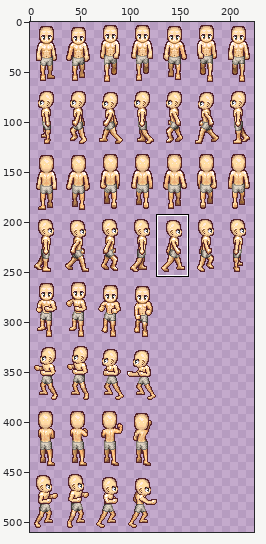
Sprite sheet: resources/graphics/demoCharTest.png. Above: a wide view before the commit, with the close-up outlined.
Close-up. Before:
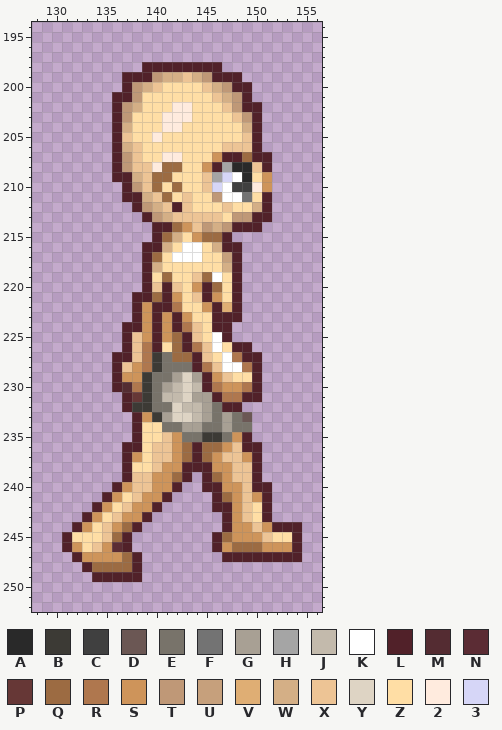
The file is 224x512 pixels. Colours within 5 levels of each other are drawn and written as one. Shown: x 128..156, y 194..252. The wide view leaves out empty margins. The commit also changed other parts of the picture, which this record leaves out.
Palette (. is transparent): A #292929  B #3c3a35  C #404040  D #6b5754  E #78736a  F #737373  G #a8a094  H #a5a5a5  J #c3baac  K #ffffff  L #512129  M #542c32  N #5b2c34  P #663736  Q #9c6b42  R #af774e  S #ce945a  T #bf9877  U #c6a07c  V #dfae74  W #d4af86  X #edc495  Y #ded4c4  Z #ffdea5  2 #ffebde  3 #d6d6f7
Pixels before, first column x 131:
198 ........LLLLLLLL........
199 ......LLLTWWXWTLLL......
200 ......LTWXZZZZXWTLL.....
201 .....LLTZZZZZZZXWTL.....
202 .....LTWZZZ22ZZZXTLL....
203 .....LTZZZ222ZZZZXTL....
204 .....LWZZZ22ZZZZZZWL....
205 .....LXZZ2ZZZZZZZZXL....
206 .....LWXZZZZZZZZXXXL....
207 .....LTXZZ22ZZZSLLQLL...
208 .....LTXX2QQZZSLHAAXL...
209 .....LLWXQQZZZXH3KAZS...
210 ......LTXQZQZZX3KCC2S...
211 ......LLWXQZXZZTKKFZL...
212 .......LTWXLXZZZXZZWL...
213 ........LTWXXXXXZTTLL...
214 .........LLQSXTWTLLL....
215 .........LQWZSQQL.......
216 ........LLWZKKZWLL......
217 ........LQZKKKZZUL......
218 ........LWZZZZZZWL......
219 ........LZQZZXQKZL......
220 ........LXLXZSLQZL......
221 .......LLQLSZXLSZL......
222 .......LSLLRZZSLVL......
223 .......LSLSLSZZLLL......
224 ......LLSLSLRXZLL.......
225 ......LXSLSQLXZKL.......
226 ......LXRLZQLRXKZLL.....
227 .....LLXRBEQQLXZKRLL....
228 .....LXSRBEEELRXKKRL....
229 .....LSSBEEGYGLSXZZL....
230 .....LMRBEGJYJLRSSRL....
231 ......LPBEJJYGGLRRLL....
232 ......LBBEEYJJGELL......
233 .......LSBGYYJGEGED.....
234 .......LZZEEGGEEGEE.....
235 .......LZZXSEEBBESL.....
236 ......LLZXXSQLQQSXLL....
237 ......LSZXXSQLQSXXSL....
238 ......LZZXSSLLLSSXXL....
239 ......LXXSSQL.LQSXXL....
240 .....LSXXSSL..LLSSXLL...
241 ....LSZXSSL....LQSXSL...
242 ...LSZXSSL.....LLSXZL...
243 ..LSZXSSL.......LSXZL...
244 .LSZXSQL........LSSXSLLL
245 LZZZXQL........LQSSSXZZL
246 LSZXSNL........LSQQQSSSL
247 .LSSSSQL........LLLLLLLL
248 ..LQQQQL................
249 ...LLLLL................
After the commit:
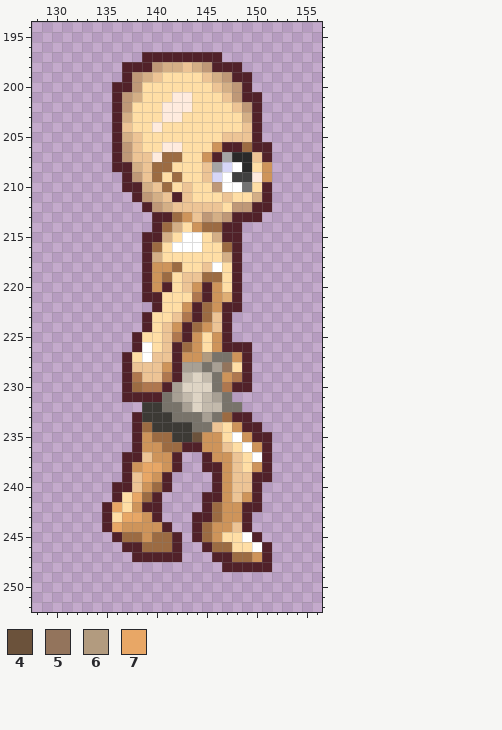
Colours new in this view: 4 #6b523b  5 #93745c  6 #b29b7f  7 #e8a766
Change:
Changed rows in their new state; - is an unchanged pixel.
first column x 131:
197 --------LLLLLLLL--------
198 ------LL-TWWXWT-LL------
199 -------TWXZZZZXWT-L-----
200 -----L--ZZ----ZXWT------
201 ------TW---22--ZX--L----
202 -------Z--2-----ZXT-----
203 ------W-----Z----ZW-----
204 ------X--2ZZ------X-----
205 ------WX-Z------XX------
206 ------T---22---SLLQ-L---
207 --------X2QQ--SLHAAX----
208 ------LW-Q-Z--XH3K-ZS---
209 -----.-T--ZQ---3KCC2----
210 -------LWXQZX-ZT-KFZL---
211 ------.-TWXL---ZXZZW----
212 -------.LTWX-XXXZTTL----
213 --------.LLQS-TWTLL-.---
214 ----------QWZSQQL-..----
215 --------L-WZKKZW-L------
216 ---------QZK---ZQ-------
217 ---------W-ZZZ--W-------
218 ---------SSQ--XKZ-------
219 ---------S--X--Q--------
220 ---------S-ZX--S--------
221 -------.-LZZ-R--V-------
222 -------..-ZZSLQSL-------
223 -------.LZZXRLQX-.------
224 ------..LZXSLQSX--------
225 ------.LZZXR-S-S--------
226 ------.LKZXLQSZSL-------
227 -----.-ZKXXLSS6EES-.----
228 -----.LXXXSLGGEG5ZL.----
229 -----.LRXXRLJYJESRL.----
230 -----.LQRRLG-YYERLL.----
231 -------LLLEGJYJGE...----
232 ------..-B-EGYJJEE------
233 --------B-BEEE--QLL-----
234 --------QBBBBE-XZSLL----
235 --------SQQBB4SSZKSLL---
236 ------.-SSQQL-SSXZKSL---
237 -------LXSSL..L-S-ZKL---
238 -------S77-L..-L--ZSL---
239 --------7-L..-.L----L---
240 ------L-SQL.--.--X--.---
241 ----.L-7QL.---L-SXSL.---
242 ---.L7Z-L-----LQS-LL.---
243 --..LZ77SL---LLQS-L..---
244 -...L7SSSSL--LQSSXL.....
245 .....LQQSQQL-LQSZZKL....
246 ......-LQQQL--LQQZZKL...
247 -......-LLLL---L-QQS-...
248 --......--------LLLLL---
249 ---.....----------------
